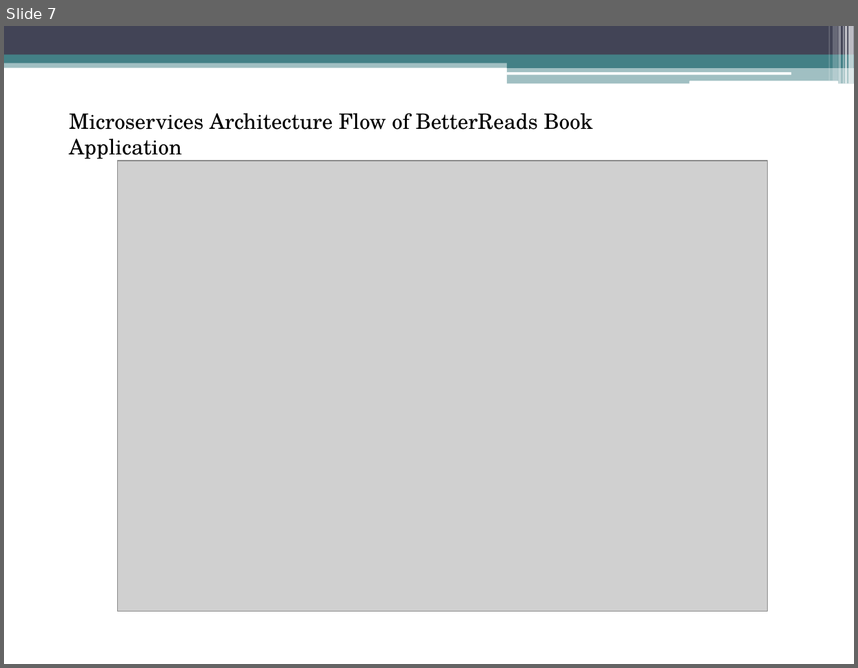
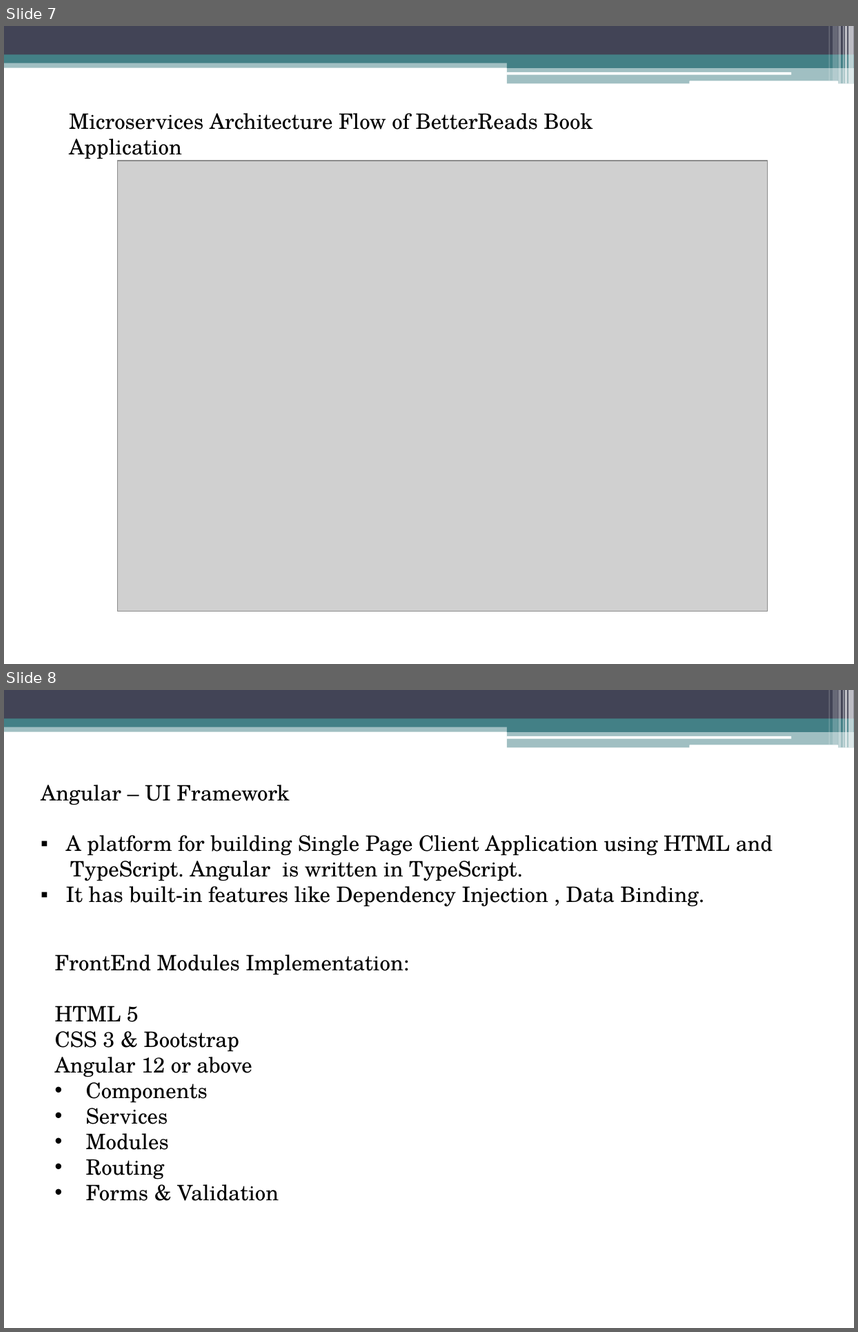
Before and after one commit to HeeramaniMadhwani/Case-Study-Book-Application, a slide deck: BetterReads-BookApp-PPT.pptx. Shown one above the other, each under a label of ours: slide 7 before the commit, slides 7 and 8 after it. The pictures are 858x668 and 858x1332 pixels, drawn with LibreOffice and Linux fonts; fonts in the diff are those of the drawing; grey boxes stand for pictures. Boxes give left, top, right and bottom in pixels: in the first picture for what was removed or moved away, otherwise in the second. Text is boxed around its words. In the diff, an @@ line names an element or a change of style, - is before the commit and + after.

```diff
--- a/BetterReads-BookApp-PPT.pptx
+++ b/BetterReads-BookApp-PPT.pptx
@@ slide 8 added at <box>4,690,854,1328</box>, background #FFFFFF; not listed: 13 template elements that a slide beside it also shows @@
@@ text added at <box>41,785,773,907</box>, 18 pt, text #000000 @@
+Angular – UI Framework
+▪ A platform for building Single Page Client Application using HTML and
+TypeScript. Angular is written in TypeScript.
+▪ It has built-in features like Dependency Injection , Data Binding.
@@ text added at <box>55,954,409,1201</box>, 18 pt, text #000000 @@
+FrontEnd Modules Implementation:
+HTML 5
+CSS 3 & Bootstrap
+Angular 12 or above
+• Components
+• Services
+• Modules
+• Routing
+• Forms & Validation
```
Also in this commit, not shown: 2 slides changed, 3 other slides added.
